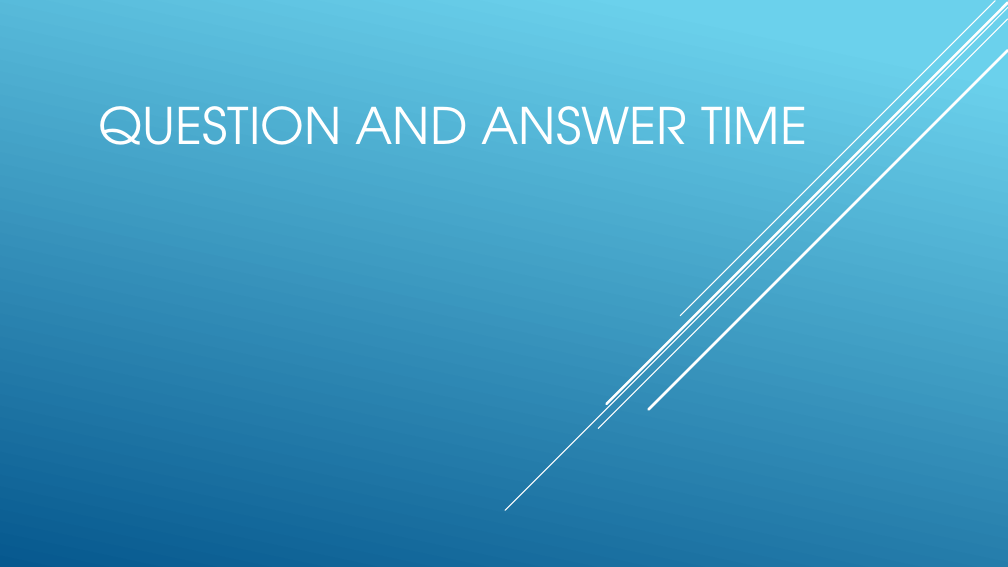
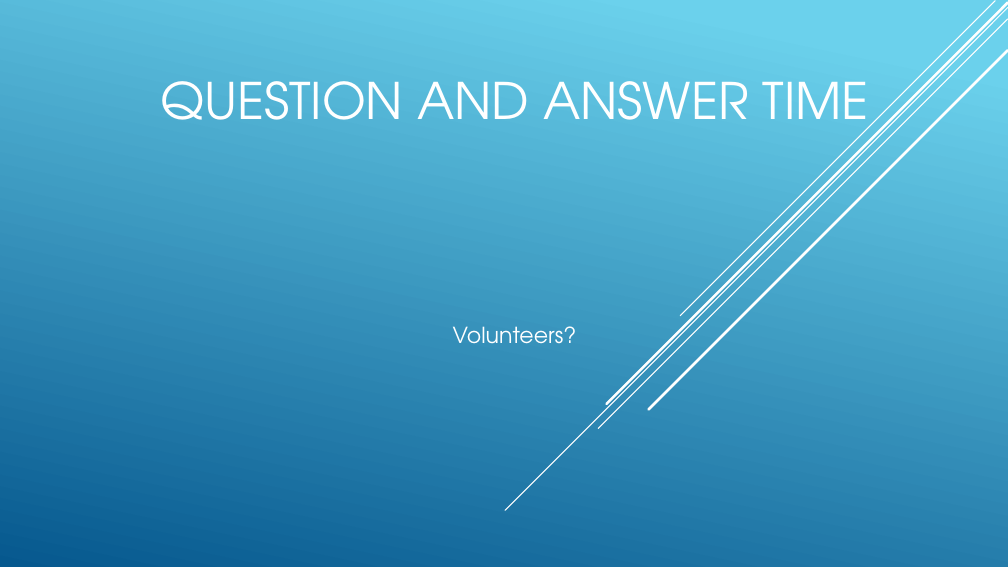
Before and after one commit to jjulian91/NLP_QA_Python, a slide deck: slide 8 of 620 slides.pptx. Drawn at 1008x567 pixels with LibreOffice and Linux fonts; fonts in the diff are those of the drawing. Boxes give left, top, right and bottom in pixels: in the first picture for what was removed or moved away, otherwise in the second. Text is boxed around its words. In the diff, an @@ line names an element or a change of style, - is before the commit and + after.

```diff
--- a/620 slides.pptx
+++ b/620 slides.pptx
@@ title "QUESTION AND ANSWER TIME" rewrapped from bbox=[99, 106, 807, 145] to bbox=[160, 81, 869, 144] @@
@@ subtitle added at bbox=[453, 326, 577, 344], 21 pt, text #FFFFFF @@
+Volunteers?
```
Also in this commit, not shown: 5 other slides changed, 1 slide added, 1 slide removed.
